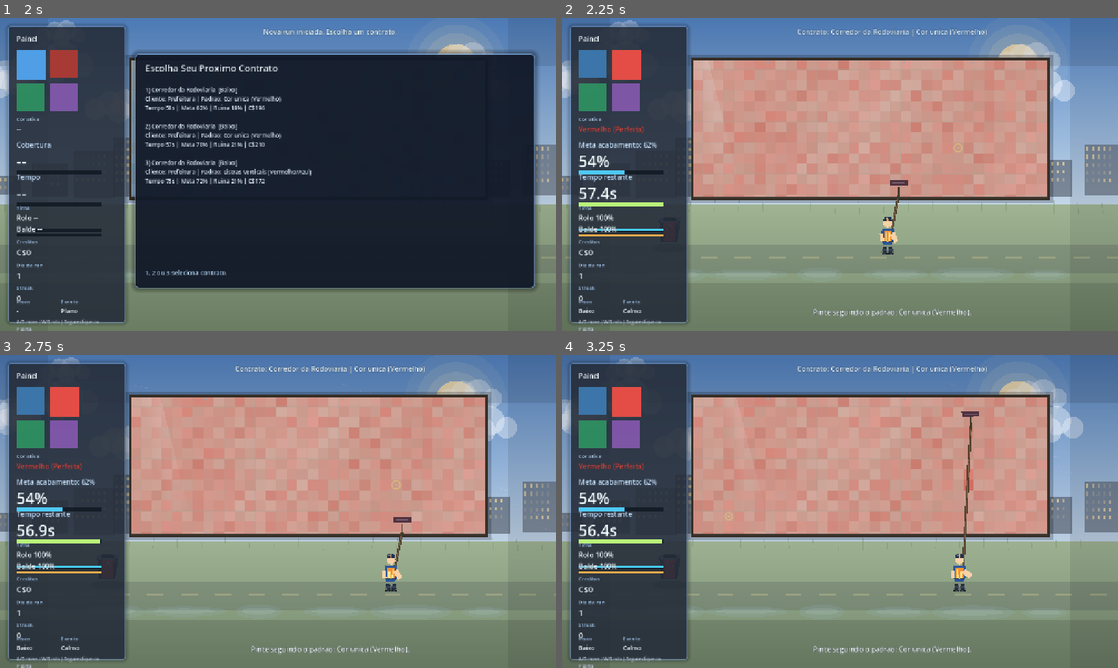
Above: before the commit, frames 1-4 (two rows, left to right).
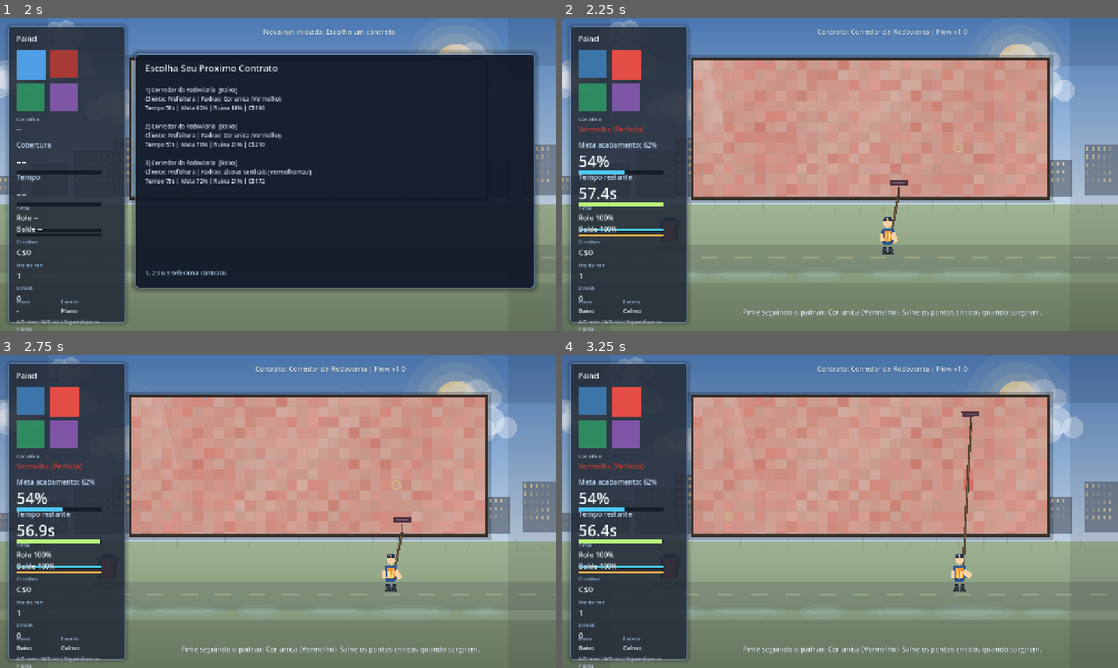
Above: after the commit, the same moments.

Repository: febiscaro/jogo
Game: Godot game, scene res://scenes/main.tscn
Two runs of this game, one before a commit and one after it. Both use one fixed random seed, a clock stepped at 60 frames per second and the inputs below.
Inputs (mouse positions are in pixels of both pictures, inside the frame that each line leads up to):
- Up to frame 1 (2 s): tap Enter at 0.5, 1.35 s; move the mouse to (400, 158) at 0.52 s; hold Right (ui_right) 0.53-1.28 s; tap R at 0.6 s; click (400, 158) at 0.67 s; tap Space at 0.77, 1.25, 1.52 s; move the mouse to (166, 190) at 1.27 s; hold Down (ui_down) from 1.28 s (still down)
- Up to frame 2 (2.25 s): tap Enter at 2 s; move the mouse to (895, 105) at 2.02 s; release Down (ui_down) at 2.03 s; hold Right (ui_right) from 2.03 s (still down); tap 1 at 2.1 s
- Up to frame 3 (2.75 s): keep holding Right (ui_right)
- Up to frame 4 (3.25 s): move the mouse to (812, 574) at 2.77 s; release Right (ui_right) at 2.78 s; hold Up (ui_up) from 2.78 s (still down); tap 2 at 2.85 s; click (812, 574) at 2.92 s; tap Space at 3.02 s

Frame 1 is identical in both runs. In frame 2, 0.9% of the frame differs, in the area x 32-87%, y 3-96%; in frame 3, 0.9%; in frame 4, 0.9%.

Commit message:
Adiciona loop de flow e pontos criticos para dinamizar contratos

Diff:
--- a/scripts/game.gd
+++ b/scripts/game.gd
@@ -6,6 +6,7 @@
 const STATE_RUN_OVER = 3
 
 const SAVE_PATH = "user://meta_progress.json"
+const FOCUS_ZONE_BASE_RADIUS = 36.0
 
 const MULTIPLIER_KEYS = [
 	"speed_mult",
@@ -102,6 +103,16 @@
 var _contract_pattern_mode: String = "solid"
 var _contract_pattern_colors: Array[int] = [0]
 var _contract_pattern_label: String = "Cor unica"
+var _flow_combo: float = 1.0
+var _flow_peak: float = 1.0
+var _run_peak_flow: float = 1.0
+var _focus_bonus_earned: int = 0
+var _focus_zone_active: bool = false
+var _focus_zone_world: Vector2 = Vector2.ZERO
+var _focus_zone_timer: float = 0.0
+var _focus_zone_duration: float = 0.0
+var _focus_zone_progress: float = 0.0
+var _focus_zone_cooldown: float = 0.0
 
 
 func _ready() -> void:
@@ -231,6 +242,24 @@
 			Color(1.0, 0.92, 0.58, 0.42 + pulse * 0.4),
 			2.2
 		)
+
+	if _state == STATE_IN_CONTRACT and _focus_zone_active:
+		var focus_local = to_local(_focus_zone_world)
+		var pulse = 0.5 + sin(_hud_time * 6.6) * 0.5
+		var timer_ratio = clampf(_focus_zone_timer / maxf(0.01, _focus_zone_duration), 0.0, 1.0)
+		var radius = FOCUS_ZONE_BASE_RADIUS + pulse * 4.0
+		var urgency = 1.0 - timer_ratio
+		draw_circle(focus_local, radius, Color(1.0, 0.32 + urgency * 0.22, 0.28, 0.13 + urgency * 0.24))
+		draw_arc(
+			focus_local,
+			radius + 6.0,
+			-PI * 0.5,
+			(-PI * 0.5) + TAU * _focus_zone_progress,
+			36,
+			Color(0.38, 0.94, 0.72, 0.88),
+			3.0
+		)
+		draw_circle(focus_local, 6.2 + pulse * 1.4, Color(1.0, 0.92, 0.72, 0.88))
 
 
 func _setup_ui() -> void:
@@ -721,6 +750,16 @@
 	_run_credits_earned = 0
 	_total_contracts_completed = 0
 	_reputation = 1.0
+	_run_peak_flow = 1.0
+	_focus_bonus_earned = 0
+	_flow_combo = 1.0
+	_flow_peak = 1.0
+	_focus_zone_active = false
+	_focus_zone_world = Vector2.ZERO
+	_focus_zone_timer = 0.0
+	_focus_zone_duration = 0.0
+	_focus_zone_progress = 0.0
+	_focus_zone_cooldown = 0.0
 	_owned_upgrades.clear()
 	_run_modifiers = _base_modifiers()
 	_active_event.clear()
@@ -748,6 +787,11 @@
 	_active_event_time = 0.0
 	_drops.clear()
 	_splashes.clear()
+	_focus_zone_active = false
+	_focus_zone_timer = 0.0
+	_focus_zone_duration = 0.0
+	_focus_zone_progress = 0.0
+	_focus_zone_cooldown = 0.0
 	_contracts_offered = _generate_contract_offers()
 	_selected_contract = {}
 	_set_player_visible(false)
@@ -807,6 +851,14 @@
 	_active_event.clear()
 	_drops.clear()
 	_splashes.clear()
+	_flow_combo = 1.0
+	_flow_peak = 1.0
+	_focus_zone_active = false
+	_focus_zone_world = Vector2.ZERO
+	_focus_zone_timer = 0.0
+	_focus_zone_duration = 0.0
+	_focus_zone_progress = 0.0
+	_focus_zone_cooldown = 1.2
 	_apply_palette()
 	_palette = [
 		swatch_blue.color,
@@ -873,7 +925,7 @@
 		_selected_contract.get("title", "Sem nome"),
 		_contract_pattern_label,
 	]
-	center_message.text = "Pinte seguindo o padrao: %s." % _contract_pattern_label
+	center_message.text = "Pinte seguindo o padrao: %s. Salve os pontos criticos quando surgirem." % _contract_pattern_label
 	_update_sidebar_meta()
 	queue_redraw()
 
@@ -890,6 +942,7 @@
 	var fail_threshold = clampf(float(_selected_contract.get("fail_coverage", 0.21)) + float(_run_modifiers.get("fail_offset", 0.0)), 0.05, 0.65)
 	if not _palette.is_empty():
 		_update_color_efficiency(_palette[_selected_color_index])
+	_update_flow_and_focus(delta)
 
 	_update_contract_hud(coverage, duration, target)
 	if player.has_method("is_painting") and bool(player.call("is_painting")) and player.has_method("get_roller_position"):
@@ -914,6 +967,106 @@
 			_fail_run("Tempo acabou e o contrato ficou abaixo da meta.", coverage, lowest)
 		return
 
+	queue_redraw()
+
+
+func _update_flow_and_focus(delta: float) -> void:
+	var is_painting = player.has_method("is_painting") and bool(player.call("is_painting"))
+	var roller_pos = Vector2.ZERO
+	var has_roller_pos = false
+	if player.has_method("get_roller_position"):
+		roller_pos = player.call("get_roller_position")
+		has_roller_pos = true
+
+	if is_painting:
+		if _color_match_ratio >= 0.9:
+			_flow_combo += delta * 0.72
+		elif _color_match_ratio >= 0.72:
+			_flow_combo += delta * 0.34
+		elif _color_match_ratio <= 0.45:
+			_flow_combo -= delta * 1.28
+	else:
+		_flow_combo -= delta * 0.30
+
+	_flow_combo = clampf(_flow_combo, 1.0, 4.0)
+	_flow_peak = maxf(_flow_peak, _flow_combo)
+	_run_peak_flow = maxf(_run_peak_flow, _flow_peak)
+
+	if _focus_zone_active:
+		_focus_zone_timer -= delta
+		var in_focus = false
+		if is_painting and has_roller_pos:
+			var distance = roller_pos.distance_to(_focus_zone_world)
+			if distance <= FOCUS_ZONE_BASE_RADIUS + 8.0 and _color_match_ratio >= 0.7:
+				in_focus = true
+				var gain = delta * (0.62 + (_flow_combo * 0.18) + _color_match_ratio * 0.58)
+				_focus_zone_progress = minf(1.0, _focus_zone_progress + gain)
+				if _rng.randf() < delta * 10.0:
+					var paint_color = _palette[_selected_color_index] if not _palette.is_empty() else Color(0.35, 0.66, 0.95, 1.0)
+					_spawn_splash(
+						_focus_zone_world + Vector2(_rng.randf_range(-10.0, 10.0), _rng.randf_range(-8.0, 8.0)),
+						paint_color,
+						0.74
+					)
+		if not in_focus and is_painting and _color_match_ratio <= 0.45:
+			_focus_zone_progress = maxf(0.0, _focus_zone_progress - delta * 0.24)
+
+		if _focus_zone_progress >= 1.0:
+			_resolve_focus_zone(true)
+			return
+		if _focus_zone_timer <= 0.0:
+			_resolve_focus_zone(false)
+			return
+	else:
+		_focus_zone_cooldown -= delta
+		if _focus_zone_cooldown <= 0.0:
+			_spawn_focus_zone()
+
+
+func _spawn_focus_zone() -> void:
+	if not wall.has_method("get_lowest_cell_world_pos") or not wall.has_method("get_wall_rect_global"):
+		return
+
+	var candidate: Vector2 = wall.call("get_lowest_cell_world_pos")
+	var wall_rect: Rect2 = wall.call("get_wall_rect_global")
+	candidate.x = clampf(candidate.x + _rng.randf_range(-14.0, 14.0), wall_rect.position.x + 18.0, wall_rect.end.x - 18.0)
+	candidate.y = clampf(candidate.y + _rng.randf_range(-10.0, 10.0), wall_rect.position.y + 16.0, wall_rect.end.y - 16.0)
+
+	_focus_zone_world = candidate
+	_focus_zone_duration = _rng.randf_range(5.4, 8.0)
+	_focus_zone_timer = _focus_zone_duration
+	_focus_zone_progress = 0.0
+	_focus_zone_active = true
+	_focus_zone_cooldown = 0.0
+	center_message.text = "Ponto critico aberto: pinte dentro do circulo para evitar ruptura."
+	queue_redraw()
+
+
+func _resolve_focus_zone(success: bool) -> void:
+	if success:
+		var reward = int(round((18.0 + float(_run_day) * 4.0) * (0.88 + _flow_combo * 0.24)))
+		_money += reward
+		_run_credits_earned += reward
+		_focus_bonus_earned += reward
+		_flow_combo = minf(4.0, _flow_combo + 0.28)
+		_flow_peak = maxf(_flow_peak, _flow_combo)
+		_run_peak_flow = maxf(_run_peak_flow, _flow_peak)
+		_add_camera_shake(0.045)
+		center_message.text = "Ponto critico salvo! +C$%d" % reward
+		_focus_zone_cooldown = _rng.randf_range(3.2, 5.4)
+	else:
+		if wall.has_method("damage_at"):
+			wall.call("damage_at", _focus_zone_world, 44.0, 1.1)
+		_flow_combo = maxf(1.0, _flow_combo - 0.65)
+		_add_camera_shake(0.10)
+		center_message.text = "Ponto critico perdido. A parede sofreu dano!"
+		_focus_zone_cooldown = _rng.randf_range(2.8, 4.6)
+
+	_focus_zone_active = false
+	_focus_zone_world = Vector2.ZERO
+	_focus_zone_timer = 0.0
+	_focus_zone_duration = 0.0
+	_focus_zone_progress = 0.0
 	queue_redraw()
 
 
@@ -1086,19 +1239,46 @@
 	_update_bar(roller_bar_fill, roller_bar_bg, paint_ratio, Color(0.28, 0.80, 0.94, 1.0))
 	_update_bar(bucket_bar_fill, bucket_bar_bg, bucket_ratio, Color(0.93, 0.67, 0.30, 1.0))
 
+	var flow_text = "Flow x%.1f" % _flow_combo
+	if _focus_zone_active:
+		top_status.text = "Contrato: %s | %s | Critico %d%%" % [
+			_selected_contract.get("title", "Sem nome"),
+			flow_text,
+			int(round(_focus_zone_progress * 100.0)),
+		]
+	elif _active_event.is_empty():
+		top_status.text = "Contrato: %s | %s" % [
+			_selected_contract.get("title", "Sem nome"),
+			flow_text,
+		]
+	else:
+		top_status.text = "Evento: %s | %s" % [
+			_active_event.get("name", "Clima hostil"),
+			flow_text,
+		]
+
 	risk_value.text = _selected_contract.get("risk_label", "-")
+	var has_priority_message = false
 	if _active_event.is_empty():
 		if _color_match_ratio <= 0.38:
 			center_message.text = "Cor errada para essa faixa. Troque a tinta."
+			has_priority_message = true
 		if refilling:
 			center_message.text = "Recarregando no balde..."
+			has_priority_message = true
 		elif paint_ratio <= 0.08 and bucket_ratio <= 0.01:
 			center_message.text = "Sem tinta no rolo e balde vazio."
 			_add_camera_shake(0.05)
+			has_priority_message = true
 		elif paint_ratio <= 0.20:
 			center_message.text = "Tanque baixo. Segure E ao lado do balde."
 			if int(floor(_hud_time * 2.0)) % 2 == 0:
 				_add_camera_shake(0.015)
+			has_priority_message = true
+		elif _focus_zone_active:
+			center_message.text = "Ponto critico em andamento: %d%%" % int(round(_focus_zone_progress * 100.0))
+		elif not has_priority_message and _flow_combo >= 2.35:
+			center_message.text = "Otimo ritmo! Flow alto aumenta seus ganhos."
 	_update_sidebar_meta()
 
 
@@ -1107,6 +1287,12 @@
 	_clear_active_event()
 	_drops.clear()
 	_splashes.clear()
+	_focus_zone_active = false
+	_focus_zone_world = Vector2.ZERO
+	_focus_zone_timer = 0.0
+	_focus_zone_duration = 0.0
+	_focus_zone_progress = 0.0
+	_focus_zone_cooldown = 0.0
 	_set_bucket_visible(false)
 	_set_wall_drip_intensity(0.0)
 	if player.has_method("set_game_active"):
@@ -1116,8 +1302,9 @@
 	var base_payout = int(_selected_contract.get("payout", 100))
 	var quality = clampf((coverage - target) * 2.4, 0.0, 0.9)
 	var stability_bonus = clampf((lowest - 0.25) * 0.8, 0.0, 0.35)
+	var flow_bonus = clampf((_flow_peak - 1.0) * 0.16, 0.0, 0.46)
 	var payout_scale = float(_run_modifiers.get("payout_mult", 1.0))
-	var payout = int(round(float(base_payout) * (1.0 + quality + stability_bonus) * payout_scale))
+	var payout = int(round(float(base_payout) * (1.0 + quality + stability_bonus + flow_bonus) * payout_scale))
 
 	_money += payout
 	_run_credits_earned += payout
@@ -1127,7 +1314,10 @@
 	_run_day += 1
 	_add_camera_shake(0.10)
 
-	top_status.text = "Contrato entregue! +C$%d" % payout
+	top_status.text = "Contrato entregue! +C$%d (flow +%d%%)" % [
+		payout,
+		int(round(flow_bonus * 100.0)),
+	]
 	center_message.visible = false
 	center_message.text = ""
 	_enter_upgrade_selection()
@@ -1139,6 +1329,12 @@
 	_clear_active_event()
 	_drops.clear()
 	_splashes.clear()
+	_focus_zone_active = false
+	_focus_zone_world = Vector2.ZERO
+	_focus_zone_timer = 0.0
+	_focus_zone_duration = 0.0
+	_focus_zone_progress = 0.0
+	_focus_zone_cooldown = 0.0
 	_set_bucket_visible(false)
 	_set_wall_drip_intensity(0.0)
 	if player.has_method("set_game_active"):
@@ -1163,8 +1359,10 @@
 		"Motivo da queda: %s\n\n"
 		+ "Cobertura final: %d%%\n"
 		+ "Ponto mais fraco do muro: %d%%\n"
+		+ "Pico de flow: x%.1f\n"
 		+ "Streak atingida: %d\n"
 		+ "Contratos concluidos: %d\n"
+		+ "Bonus de pontos criticos: C$%d\n"
 		+ "Creditos na run: C$%d\n\n"
 		+ "Melhor streak global: %d\n"
 		+ "Runs totais: %d\n"
@@ -1173,8 +1371,10 @@
 		reason,
 		int(round(coverage * 100.0)),
 		int(round(lowest * 100.0)),
+		_run_peak_flow,
 		_streak,
 		_total_contracts_completed,
+		_focus_bonus_earned,
 		_run_credits_earned,
 		_meta_best_streak,
 		_meta_total_runs,
